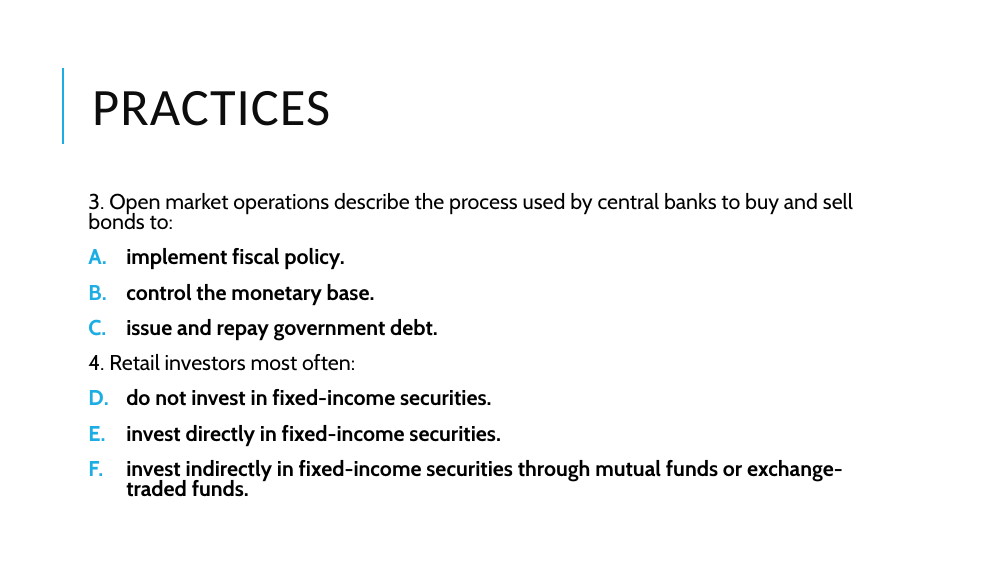
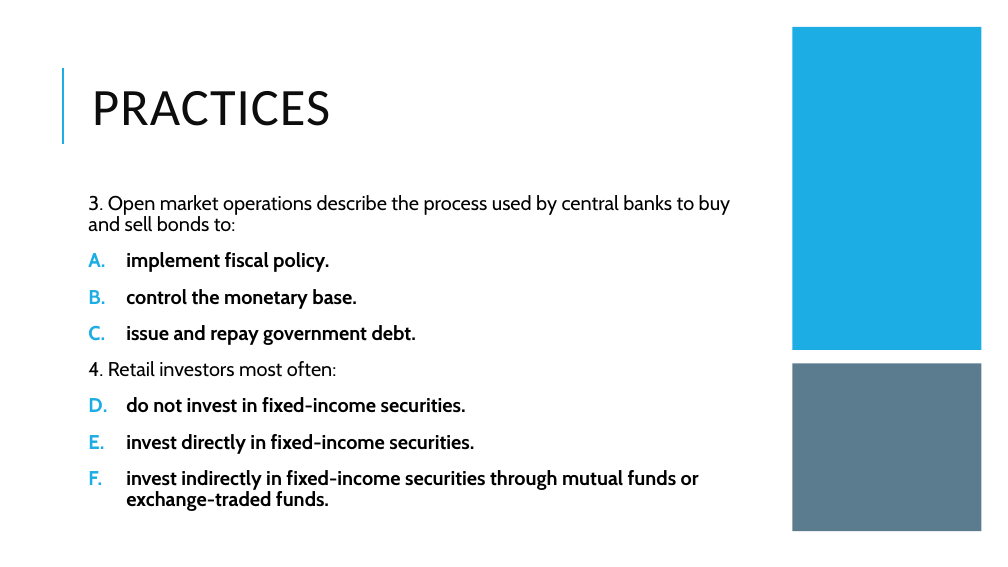
Before and after one commit to Isco0530/data, a slide deck: slide 61 of Fixed Income.pptx. Drawn at 1008x567 pixels with LibreOffice and Linux fonts; fonts in the diff are those of the drawing. Boxes give left, top, right and bottom in pixels: in the first picture for what was removed or moved away, otherwise in the second. Text is boxed around its words. In the diff, an @@ line names an element or a change of style, - is before the commit and + after.

```diff
--- a/Fixed Income.pptx
+++ b/Fixed Income.pptx
@@ rectangle added at (792,27,982,350), fill #1CADE4 @@
@@ text "3. Open market operations describe ..." at (88,195,731,511): size 20.4 to 19 pt; line spacing 0.8 to 0.9 @@
@@ rectangle added at (792,364,982,532), fill #335B74 at 80% opacity @@
```
Also in this commit, not shown: 6 other slides changed.
